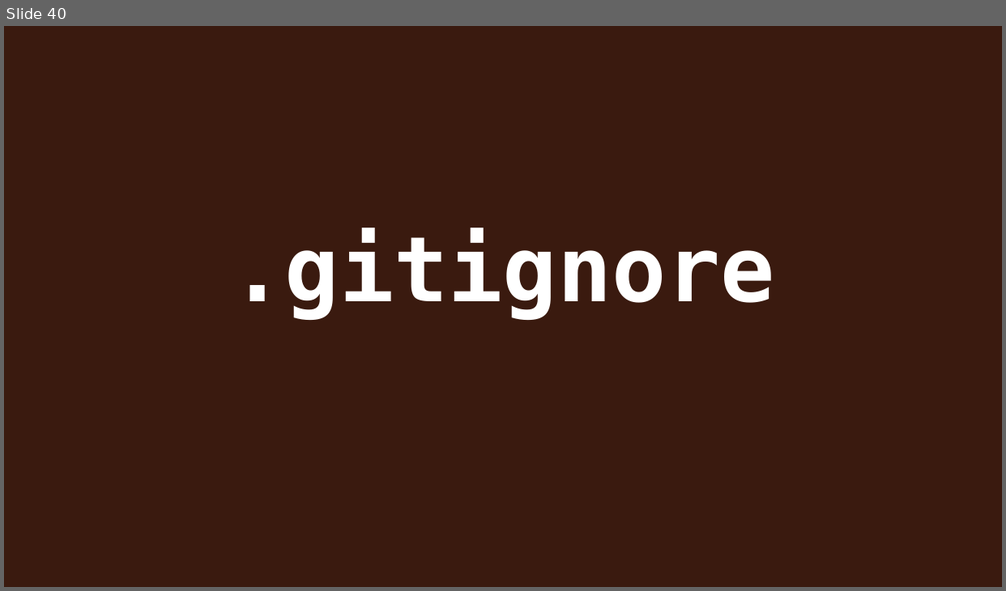
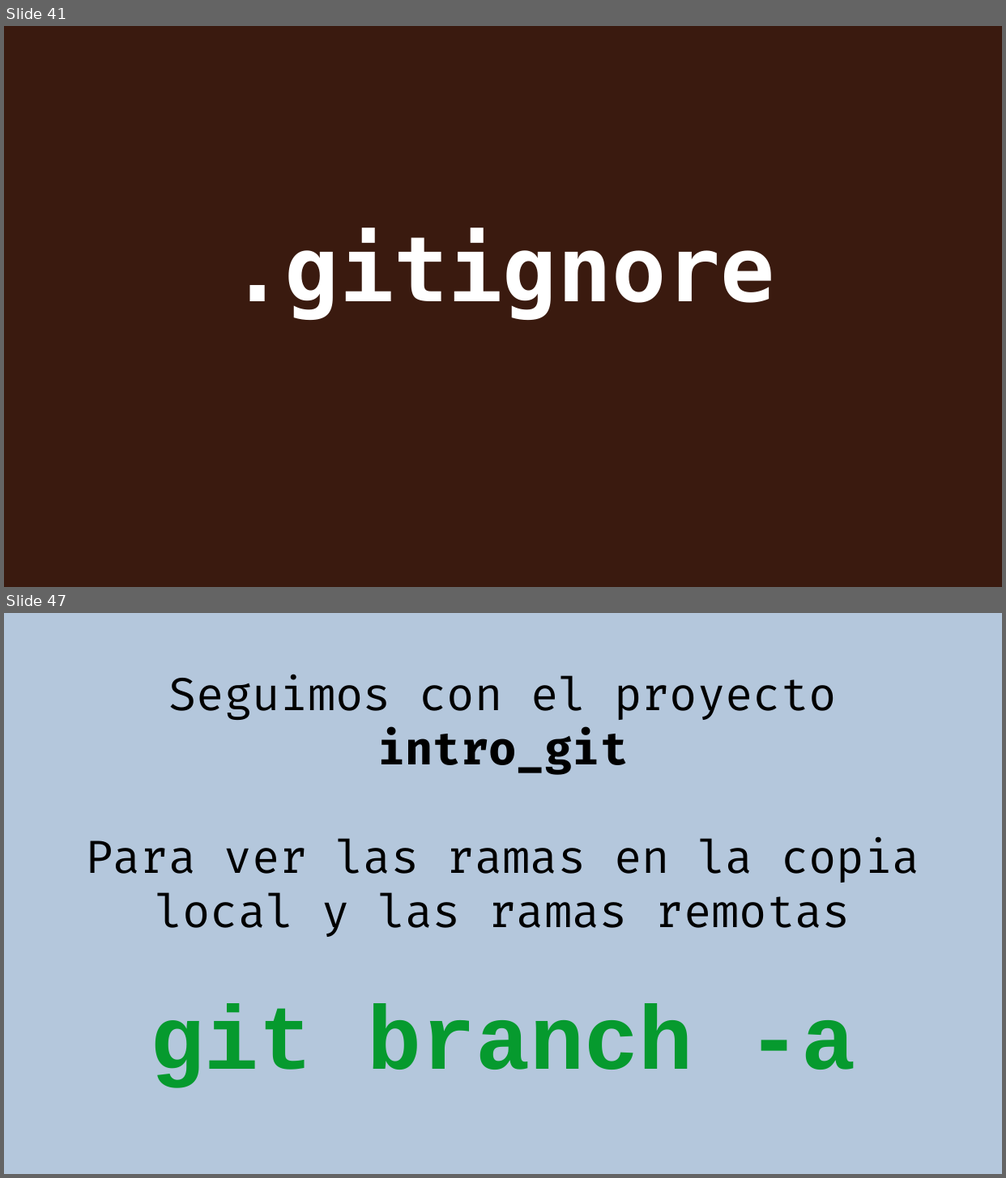
Before and after one commit to rgmf/eed2425, a slide deck: ut/02_control_de_versiones/presentacion/02_git_local.odp. Shown one above the other, each under a label of ours: slide 40 before the commit, slides 41 and 47 after it; the slides between them are not shown. The pictures are 1006x591 and 1006x1178 pixels, drawn with LibreOffice and Linux fonts; fonts in the diff are those of the drawing. Boxes give left, top, right and bottom in pixels: in the first picture for what was removed or moved away, otherwise in the second. Text is boxed around its words. In the diff, an @@ line names an element or a change of style, - is before the commit and + after.

```diff
--- a/ut/02_control_de_versiones/presentacion/02_git_local.odp
+++ b/ut/02_control_de_versiones/presentacion/02_git_local.odp
@@ slide 47 added at (4, 613, 1002, 1174), background #B4C7DC @@
@@ subtitle added at (85, 674, 920, 1088), 36 pt, text #000000 @@
+Seguimos con el proyecto intro_git
+Para ver las ramas en la copia local y las ramas remotas
+git branch -a
@@ what was slide 40 is now slide 41 @@
```
Also in this commit, not shown: 1 slide changed, 24 other slides added.
